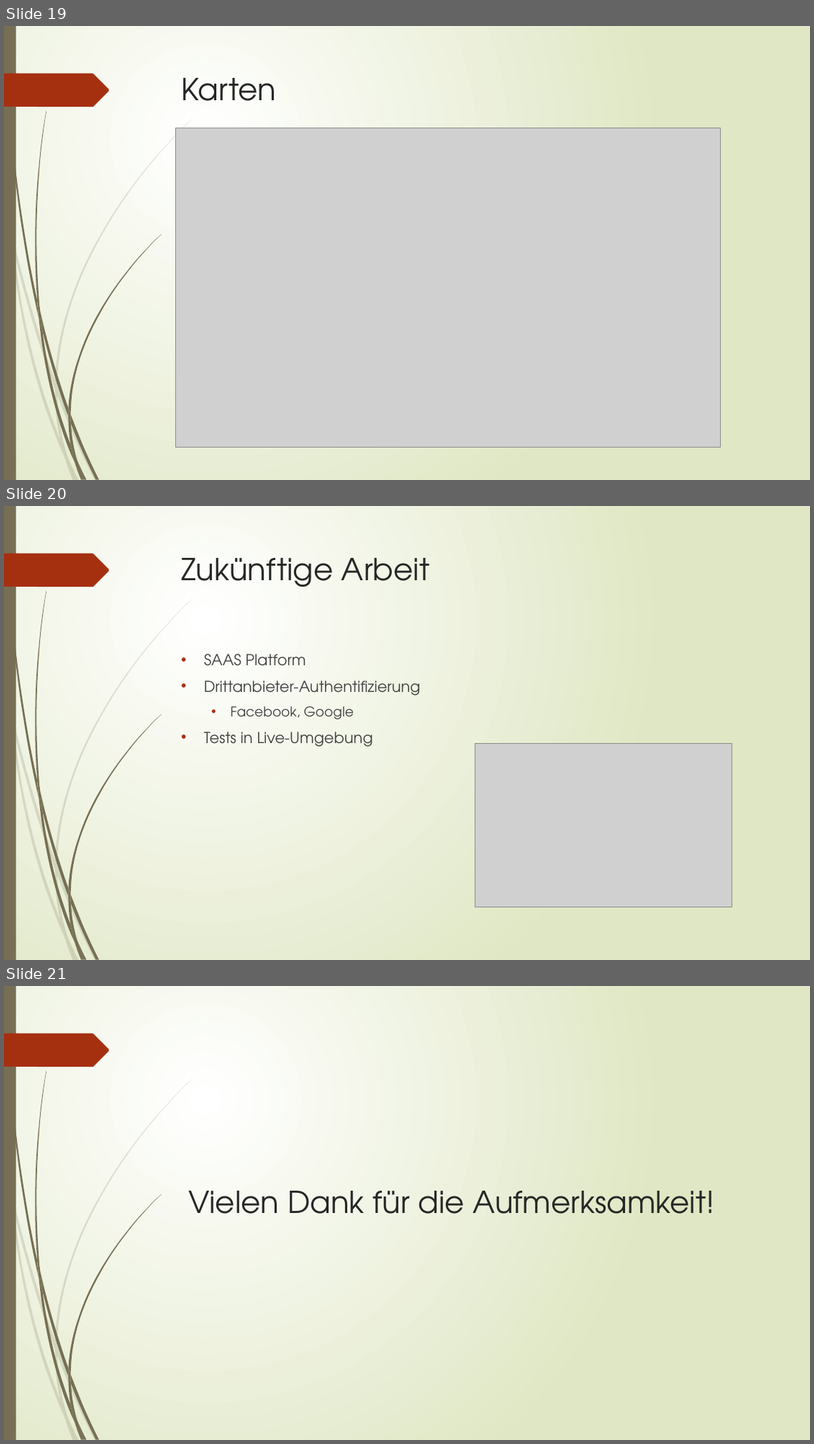
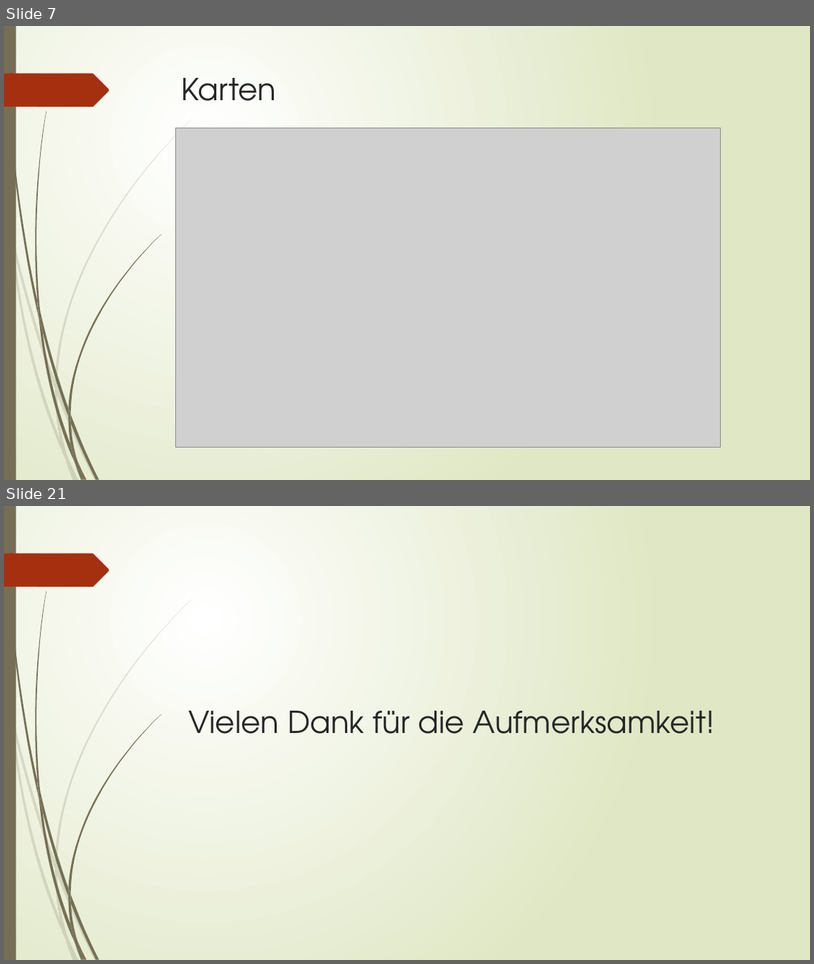
Before and after one commit to Gebov/master-thesis, a slide deck: presentation/Gym.pptx. Shown one above the other, each under a label of ours: slides 19, 20 and 21 before the commit, slides 7 and 21 after it; the slides between them are not shown. The pictures are 814x1444 and 814x964 pixels, drawn with LibreOffice and Linux fonts; fonts in the diff are those of the drawing; grey boxes stand for pictures. Boxes give left, top, right and bottom in pixels: in the first picture for what was removed or moved away, otherwise in the second. Text is boxed around its words. In the diff, an @@ line names an element or a change of style, - is before the commit and + after.

```diff
--- a/presentation/Gym.pptx
+++ b/presentation/Gym.pptx
@@ slide 20 removed at bbox=[4, 506, 810, 960], background gradient #FFFFFF to #DFE8C4; not listed: 24 template elements that a slide beside it also shows @@
@@ title removed at bbox=[182, 558, 430, 587] @@
-Zukünftige Arbeit
@@ text removed at bbox=[204, 654, 421, 746] @@
-• SAAS Platform
-• Drittanbieter-Authentifizierung
-  • Facebook, Google
-• Tests in Live-Umgebung
@@ picture removed at bbox=[476, 744, 733, 907] @@
@@ what was slide 19 is now slide 7 @@
```
Also in this commit, not shown: 8 slides changed, 1 slide added, 2 other files.
